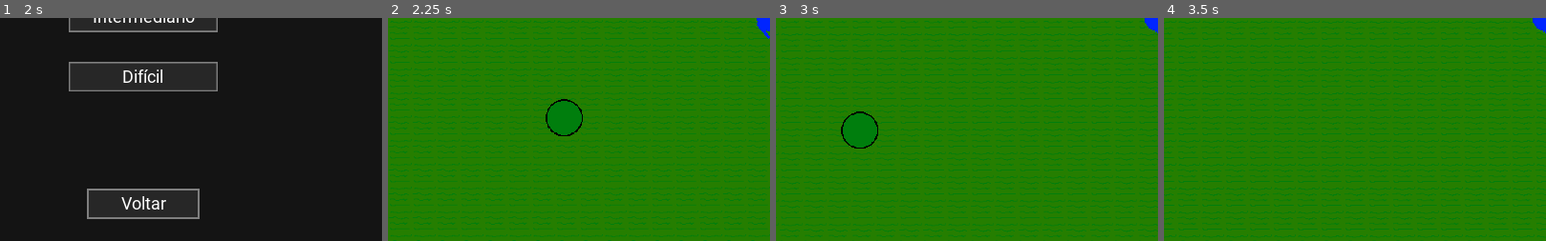
Above: before the commit, frames 1-4 (left to right).
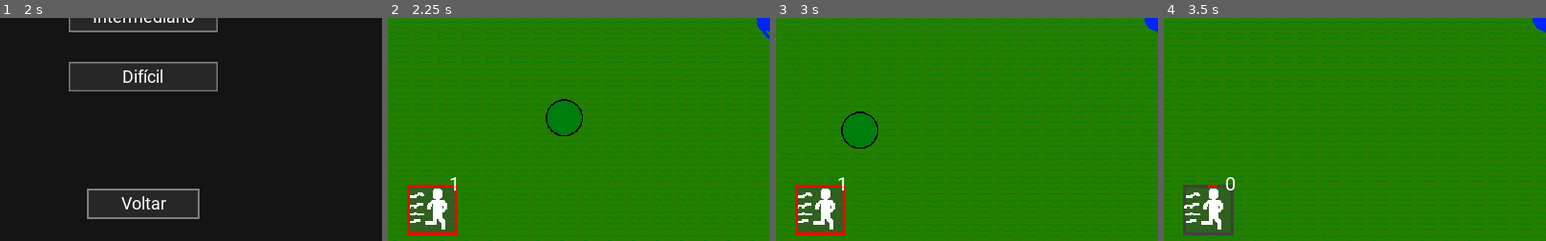
Above: after the commit, the same moments.

Repository: GregorioFornetti/Zigmor
Game: Godot game, scene res://Scenes_and_scripts/Interfaces/Menus/Main_menu.tscn
Same seed, same stepped clock (60 frames per second), same inputs: the game is played once before the commit and once after it.
Inputs (mouse positions are % of the whole screen's width and height, from its top left):
- Up to frame 1 (2 s): click "Jogar" at 0.5 s; click "Fácil" at 1.25 s
- Up to frame 2 (2.25 s): click "Jogar" at 2 s
- Up to frame 3 (3 s): tap Enter at 2.75 s; move the mouse to (72, 45) at 2.77 s; hold Right (ui_right) from 2.78 s (still down); hold Shift (dash) from 2.78 s (still down)
- Up to frame 4 (3.5 s): keep holding Right (ui_right); keep holding Shift (dash); tap 0 (0_shop_select) at 3.02 s
The pictures show only the part of the screen within x 0-50%, y 50-100%; the shares and areas given below are measured in that part.

Frame 1 is identical in both runs. In frame 2, 3.0% of the frame differs, in the area x 5-19%, y 71-98%; in frame 3, 3.0%; in frame 4, 3.0%.

Commit message:
dashes + dash upgrade shop

Diff:
--- a/Scenes_and_scripts/Interfaces/Interface.gd
+++ b/Scenes_and_scripts/Interfaces/Interface.gd
@@ -8,6 +8,7 @@
 onready var time_label = $Top_right_interface/Top_container/Time_box/Time_label
 onready var enemy_label = $Top_right_interface/Top_container/Enemy_box/Enemy_label
 onready var money_label = $Top_right_interface/Center_container/Money_label
+onready var dash_box = $Bottom_interface/Left_interface/DashBox
 var qnt_enemies_alive = 0
 
 func _ready():
@@ -40,6 +41,13 @@
 func update_money(money):
 	money_label.text = "$ " + str(money)
 
+func update_dash_box(current_time, total_time, stack):
+	var progress_bar = dash_box.get_node("CircleLoadingBar/TextureProgress")
+
+	dash_box.get_node("Counter").text = str(stack)
+	progress_bar.value = current_time * 100
+	progress_bar.max_value = total_time * 100
+
 func _on_Timer_1sec_timeout():
 	time_label.text = GeneralCommands.seconds_to_time_string(Game.current_time)
 
--- a/Scenes_and_scripts/Interfaces/Interface.tscn
+++ b/Scenes_and_scripts/Interfaces/Interface.tscn
@@ -1,10 +1,12 @@
-[gd_scene load_steps=10 format=2]
+[gd_scene load_steps=12 format=2]
 
 [ext_resource path="res://Sprites/Interface/Game-interface/Weapon-icons.png" type="Texture" id=1]
 [ext_resource path="res://Scenes_and_scripts/Interfaces/Interface.gd" type="Script" id=2]
 [ext_resource path="res://Fonts/Roboto-Regular.ttf" type="DynamicFontData" id=3]
 [ext_resource path="res://Sprites/Interface/Game-interface/Clock_icon.png" type="Texture" id=4]
 [ext_resource path="res://Sprites/Interface/Game-interface/Enemy-icon.png" type="Texture" id=5]
+[ext_resource path="res://Scenes_and_scripts/Interfaces/Powerup/PowerupBox.tscn" type="PackedScene" id=6]
+[ext_resource path="res://Sprites/Interface/Game-interface/Dash-icon.png" type="Texture" id=7]
 
 [sub_resource type="DynamicFont" id=1]
 font_data = ExtResource( 3 )
@@ -200,6 +202,32 @@
 "_edit_use_anchors_": false
 }
 
+[node name="Bottom_interface" type="Control" parent="."]
+anchor_top = 1.0
+anchor_right = 1.0
+anchor_bottom = 1.0
+margin_top = -49.0
+margin_bottom = 1.0
+__meta__ = {
+"_edit_use_anchors_": false
+}
+
+[node name="Left_interface" type="Control" parent="Bottom_interface"]
+anchor_bottom = 1.0
+margin_right = 238.0
+__meta__ = {
+"_edit_use_anchors_": false
+}
+
+[node name="DashBox" parent="Bottom_interface/Left_interface" instance=ExtResource( 6 )]
+margin_left = 25.0
+margin_top = -27.0
+margin_right = 35.0
+margin_bottom = 0.0
+
+[node name="Icon" parent="Bottom_interface/Left_interface/DashBox" index="1"]
+texture = ExtResource( 7 )
+
 [node name="ReloadBar" type="ProgressBar" parent="."]
 anchor_left = 0.5
 anchor_top = 0.5
@@ -223,3 +251,5 @@
 __meta__ = {
 "_edit_use_anchors_": false
 }
+
+[editable path="Bottom_interface/Left_interface/DashBox"]
--- /dev/null
+++ b/Scenes_and_scripts/Interfaces/Powerup/CircleLoadingBar.tscn
@@ -0,0 +1,18 @@
+[gd_scene load_steps=2 format=2]
+
+[ext_resource path="res://Sprites/Interface/Game-interface/Circular-loading/Rect-test.png" type="Texture" id=1]
+
+[node name="CircleLoadingBar" type="Control"]
+__meta__ = {
+"_edit_use_anchors_": false
+}
+
+[node name="TextureProgress" type="TextureProgress" parent="."]
+margin_right = 24.0
+margin_bottom = 24.0
+max_value = 500.0
+texture_progress = ExtResource( 1 )
+fill_mode = 4
+__meta__ = {
+"_edit_use_anchors_": false
+}
--- /dev/null
+++ b/Scenes_and_scripts/Interfaces/Powerup/PowerupBox.tscn
@@ -0,0 +1,45 @@
+[gd_scene load_steps=5 format=2]
+
+[ext_resource path="res://Sprites/Interface/Game-interface/Powers-background/Power-background-sm-normal.png" type="Texture" id=1]
+[ext_resource path="res://Scenes_and_scripts/Interfaces/Powerup/CircleLoadingBar.tscn" type="PackedScene" id=3]
+[ext_resource path="res://Fonts/Roboto-Regular.ttf" type="DynamicFontData" id=4]
+
+[sub_resource type="DynamicFont" id=1]
+size = 26
+font_data = ExtResource( 4 )
+
+[node name="PowerupBox" type="Control"]
+anchor_right = 1.0
+anchor_bottom = 1.0
+margin_left = 0.459351
+margin_top = 0.0743256
+margin_right = 0.459351
+margin_bottom = 0.0743408
+__meta__ = {
+"_edit_use_anchors_": false
+}
+
+[node name="Background" type="Sprite" parent="."]
+position = Vector2( 0.166855, 0 )
+texture = ExtResource( 1 )
+centered = false
+
+[node name="Icon" type="Sprite" parent="."]
+position = Vector2( 2, 0 )
+centered = false
+
+[node name="CircleLoadingBar" parent="." instance=ExtResource( 3 )]
+margin_left = 0.375
+margin_top = 0.1875
+margin_right = 0.375
+margin_bottom = 0.1875
+
+[node name="Counter" type="Label" parent="."]
+margin_left = 56.9643
+margin_top = -15.8086
+margin_right = 71.9643
+margin_bottom = 16.1914
+custom_fonts/font = SubResource( 1 )
+__meta__ = {
+"_edit_use_anchors_": false
+}
--- a/Scenes_and_scripts/Interfaces/Upgrades_shop/Pages/Shop_armor_container.tscn
+++ b/Scenes_and_scripts/Interfaces/Upgrades_shop/Pages/Shop_armor_container.tscn
@@ -10,7 +10,7 @@
 [ext_resource path="res://Scenes_and_scripts/Interfaces/Upgrades_shop/Shop_buttons/Armor/Btn_upgrade_armor_life_regen.tscn" type="PackedScene" id=8]
 [ext_resource path="res://Scenes_and_scripts/Interfaces/Upgrades_shop/Shop_buttons/Armor/Btn_upgrade_armor_speed.tscn" type="PackedScene" id=9]
 
-[node name="Shop_armor_container" instance=ExtResource( 1 )]
+[node name="Shop_armor_page" instance=ExtResource( 1 )]
 
 [node name="Btn_upgrade_armor_max_health" parent="Left_container/Shop_btns_container" index="0" instance=ExtResource( 3 )]
 
--- a/Scenes_and_scripts/Interfaces/Upgrades_shop/Pages/Shop_main_page.tscn
+++ b/Scenes_and_scripts/Interfaces/Upgrades_shop/Pages/Shop_main_page.tscn
@@ -46,6 +46,15 @@
 [node name="Title" parent="Left_container/Shop_btns_container/Btn_upgrade_armor" index="0"]
 text = "Armadura"
 
+[node name="Btn_upgrade_powerup" parent="Left_container/Shop_btns_container" index="5" instance=ExtResource( 3 )]
+margin_left = 250.0
+margin_top = 210.0
+margin_right = 450.0
+margin_bottom = 285.0
+
+[node name="Title" parent="Left_container/Shop_btns_container/Btn_upgrade_powerup" index="0"]
+text = "Poderes"
+
 [node name="Sprite" parent="Rigth_container" index="0"]
 texture = ExtResource( 2 )
 
@@ -54,3 +63,4 @@
 [editable path="Left_container/Shop_btns_container/Btn_upgrade_shotgun"]
 [editable path="Left_container/Shop_btns_container/Btn_upgrade_sniper"]
 [editable path="Left_container/Shop_btns_container/Btn_upgrade_armor"]
+[editable path="Left_container/Shop_btns_container/Btn_upgrade_powerup"]
--- /dev/null
+++ b/Scenes_and_scripts/Interfaces/Upgrades_shop/Pages/Shop_powerup_page.tscn
@@ -0,0 +1,48 @@
+[gd_scene load_steps=8 format=2]
+
+[ext_resource path="res://Sprites/Interface/Menu-interface/Upgrade-shop-images/Powerup-image.png" type="Texture" id=1]
+[ext_resource path="res://Scenes_and_scripts/Interfaces/Upgrades_shop/Pages/Shop_content_page.tscn" type="PackedScene" id=2]
+[ext_resource path="res://Scenes_and_scripts/Interfaces/Upgrades_shop/Status_box.tscn" type="PackedScene" id=3]
+[ext_resource path="res://Sprites/Interface/Menu-interface/Upgrade-shop-images/Dashes-max-qnt-icon.png" type="Texture" id=4]
+[ext_resource path="res://Sprites/Interface/Menu-interface/Upgrade-shop-images/Dash-reload-time.png" type="Texture" id=5]
+[ext_resource path="res://Scenes_and_scripts/Interfaces/Upgrades_shop/Shop_buttons/Powerup/Btn_upgrade_dash_max_qnt.tscn" type="PackedScene" id=6]
+[ext_resource path="res://Scenes_and_scripts/Interfaces/Upgrades_shop/Shop_buttons/Powerup/Btn_upgrade_dash_reload_time.tscn" type="PackedScene" id=7]
+
+[node name="Shop_powerup_page" instance=ExtResource( 2 )]
+
+[node name="Btn_upgrade_dash_max_qnt" parent="Left_container/Shop_btns_container" index="0" instance=ExtResource( 6 )]
+
+[node name="Btn_upgrade_dash_reload_time" parent="Left_container/Shop_btns_container" index="1" instance=ExtResource( 7 )]
+margin_left = 250.0
+margin_right = 450.0
+
+[node name="Sprite" parent="Rigth_container" index="0"]
+texture = ExtResource( 1 )
+
+[node name="Dash_max_qnt_status" parent="Rigth_container/Status_boxes_container" index="0" instance=ExtResource( 3 )]
+anchor_right = 0.0
+anchor_bottom = 0.0
+margin_right = 150.0
+margin_bottom = 30.0
+
+[node name="Icon" parent="Rigth_container/Status_boxes_container/Dash_max_qnt_status" index="2"]
+texture = ExtResource( 4 )
+
+[node name="Info" parent="Rigth_container/Status_boxes_container/Dash_max_qnt_status/CanvasLayer/Tooltip" index="1"]
+text = "Aumenta a quantidade total de dashes disponiveis"
+
+[node name="Dash_reload_time_status" parent="Rigth_container/Status_boxes_container" index="1" instance=ExtResource( 3 )]
+anchor_right = 0.0
+anchor_bottom = 0.0
+margin_left = 170.0
+margin_right = 320.0
+margin_bottom = 30.0
+
+[node name="Icon" parent="Rigth_container/Status_boxes_container/Dash_reload_time_status" index="2"]
+texture = ExtResource( 5 )
+
+[node name="Info" parent="Rigth_container/Status_boxes_container/Dash_reload_time_status/CanvasLayer/Tooltip" index="1"]
+text = "Diminui o tempo de recarga dos dashes"
+
+[editable path="Rigth_container/Status_boxes_container/Dash_max_qnt_status"]
+[editable path="Rigth_container/Status_boxes_container/Dash_reload_time_status"]
--- a/Scenes_and_scripts/Interfaces/Upgrades_shop/Pages/Shop_weapons_page.tscn
+++ b/Scenes_and_scripts/Interfaces/Upgrades_shop/Pages/Shop_weapons_page.tscn
@@ -7,7 +7,7 @@
 [ext_resource path="res://Scenes_and_scripts/Interfaces/Upgrades_shop/Shop_buttons/Weapons/Btn_upgrade_weapons_reload_time.tscn" type="PackedScene" id=5]
 [ext_resource path="res://Scenes_and_scripts/Interfaces/Upgrades_shop/Shop_buttons/Weapons/Btn_upgrade_weapons_magazine_size.tscn" type="PackedScene" id=6]
 
-[node name="Shop_weapons_container" instance=ExtResource( 2 )]
+[node name="Shop_weapons_page" instance=ExtResource( 2 )]
 
 [node name="Btn_upgrade_weapons_damage" parent="Left_container/Shop_btns_container" index="0" instance=ExtResource( 3 )]
 
--- /dev/null
+++ b/Scenes_and_scripts/Interfaces/Upgrades_shop/Shop_buttons/Powerup/Btn_upgrade_dash_max_qnt.gd
@@ -0,0 +1,15 @@
+extends "res://Scenes_and_scripts/Interfaces/Upgrades_shop/Shop_buttons/Btn_shop_buy.gd"
+
+
+func get_upgrade_price():
+	return int(pow(10, qnt_buyed + 3))
+
+func make_upgrade():
+	Game.Player.attributes.dash.qnt_total_dashes += 1
+	Game.Player.attributes.status.qnt_available_dashes += 1
+	Game.Player.update_dash_interface()
+
+
+func update_status_box():
+	var qnt_total_dashes = Game.Player.attributes.dash.qnt_total_dashes
+	status_boxes_container.get_node("Dash_max_qnt_status/Attribute_label").text = str(qnt_total_dashes)
--- /dev/null
+++ b/Scenes_and_scripts/Interfaces/Upgrades_shop/Shop_buttons/Powerup/Btn_upgrade_dash_max_qnt.tscn
@@ -0,0 +1,10 @@
+[gd_scene load_steps=3 format=2]
+
+[ext_resource path="res://Scenes_and_scripts/Interfaces/Upgrades_shop/Shop_buttons/Powerup/Btn_upgrade_dash_max_qnt.gd" type="Script" id=1]
+[ext_resource path="res://Scenes_and_scripts/Interfaces/Upgrades_shop/Shop_buttons/Btn_shop_buy.tscn" type="PackedScene" id=2]
+
+[node name="Btn_upgrade_dash_max_qnt" instance=ExtResource( 2 )]
+script = ExtResource( 1 )
+
+[node name="Title" parent="." index="0"]
+text = "Quantidade máxima de dashes"
--- /dev/null
+++ b/Scenes_and_scripts/Interfaces/Upgrades_shop/Shop_buttons/Powerup/Btn_upgrade_dash_reload_time.gd
@@ -0,0 +1,14 @@
+extends "res://Scenes_and_scripts/Interfaces/Upgrades_shop/Shop_buttons/Btn_shop_buy.gd"
+
+
+func get_upgrade_price():
+	return 50 + qnt_buyed * 200
+
+func make_upgrade():
+	Game.Player.attributes.dash.reload_time -= 0.1
+	if is_equal_approx(Game.Player.attributes.dash.reload_time, 2.0):
+		disable_btn()
+
+func update_status_box():
+	var reload_time = Game.Player.attributes.dash.reload_time
+	status_boxes_container.get_node("Dash_reload_time_status/Attribute_label").text = str(reload_time) + " s"
--- /dev/null
+++ b/Scenes_and_scripts/Interfaces/Upgrades_shop/Shop_buttons/Powerup/Btn_upgrade_dash_reload_time.tscn
@@ -0,0 +1,10 @@
+[gd_scene load_steps=3 format=2]
+
+[ext_resource path="res://Scenes_and_scripts/Interfaces/Upgrades_shop/Shop_buttons/Btn_shop_buy.tscn" type="PackedScene" id=1]
+[ext_resource path="res://Scenes_and_scripts/Interfaces/Upgrades_shop/Shop_buttons/Powerup/Btn_upgrade_dash_reload_time.gd" type="Script" id=2]
+
+[node name="Btn_upgrade_dash_reload_time" instance=ExtResource( 1 )]
+script = ExtResource( 2 )
+
+[node name="Title" parent="." index="0"]
+text = "Tempo de recarga do dash"
--- a/Scenes_and_scripts/Interfaces/Upgrades_shop/Upgrades_shop.gd
+++ b/Scenes_and_scripts/Interfaces/Upgrades_shop/Upgrades_shop.gd
@@ -39,7 +39,7 @@
 
 
 func _on_Btn_upgrade_weapons_pressed():
-	change_page("Upgrades gerais das armas", $Main_container/Bottom_container/Shop_weapons_container)
+	change_page("Upgrades gerais das armas", $Main_container/Bottom_container/Shop_weapons_page)
 
 func _on_Btn_upgrade_pistol_pressed():
 	change_page("Upgrades da pistola", $Main_container/Bottom_container/Shop_pistol_page)
@@ -51,7 +51,10 @@
 	change_page("Upgrades da sniper", $Main_container/Bottom_container/Shop_sniper_page)
 
 func _on_Btn_upgrade_armor_pressed():
-	change_page("Upgrades da armadura", $Main_container/Bottom_container/Shop_armor_container)
+	change_page("Upgrades da armadura", $Main_container/Bottom_container/Shop_armor_page)
+
+func _on_Btn_upgrade_powerup_pressed():
+	change_page("Upgrades de poderes", $Main_container/Bottom_container/Shop_powerup_page)
 
 
 func _on_Btn_close_pressed():
--- a/Scenes_and_scripts/Interfaces/Upgrades_shop/Upgrades_shop.tscn
+++ b/Scenes_and_scripts/Interfaces/Upgrades_shop/Upgrades_shop.tscn
@@ -12,6 +12,7 @@
 [ext_resource path="res://Fonts/Roboto-Regular.ttf" type="DynamicFontData" id=10]
 [ext_resource path="res://Scenes_and_scripts/Interfaces/Upgrades_shop/Pages/Shop_armor_container.tscn" type="PackedScene" id=11]
 [ext_resource path="res://Scenes_and_scripts/Interfaces/Upgrades_shop/Pages/Shop_weapons_page.tscn" type="PackedScene" id=12]
+[ext_resource path="res://Scenes_and_scripts/Interfaces/Upgrades_shop/Pages/Shop_powerup_page.tscn" type="PackedScene" id=13]
 
 [sub_resource type="DynamicFont" id=1]
 size = 32
@@ -91,7 +92,7 @@
 
 [node name="Shop_main_page" parent="Main_container/Bottom_container" instance=ExtResource( 2 )]
 
-[node name="Shop_weapons_container" parent="Main_container/Bottom_container" instance=ExtResource( 12 )]
+[node name="Shop_weapons_page" parent="Main_container/Bottom_container" instance=ExtResource( 12 )]
 visible = false
 
 [node name="Shop_pistol_page" parent="Main_container/Bottom_container" instance=ExtResource( 9 )]
@@ -103,7 +104,10 @@
 [node name="Shop_sniper_page" parent="Main_container/Bottom_container" instance=ExtResource( 8 )]
 visible = false
 
-[node name="Shop_armor_container" parent="Main_container/Bottom_container" instance=ExtResource( 11 )]
+[node name="Shop_armor_page" parent="Main_container/Bottom_container" instance=ExtResource( 11 )]
+visible = false
+
+[node name="Shop_powerup_page" parent="Main_container/Bottom_container" instance=ExtResource( 13 )]
 visible = false
 
 [node name="Shop_fixed_container" type="Control" parent="Main_container/Bottom_container"]
@@ -152,6 +156,7 @@
 [connection signal="pressed" from="Main_container/Bottom_container/Shop_main_page/Left_container/Shop_btns_container/Btn_upgrade_shotgun" to="." method="_on_Btn_upgrade_shotgun_pressed"]
 [connection signal="pressed" from="Main_container/Bottom_container/Shop_main_page/Left_container/Shop_btns_container/Btn_upgrade_sniper" to="." method="_on_Btn_upgrade_sniper_pressed"]
 [connection signal="pressed" from="Main_container/Bottom_container/Shop_main_page/Left_container/Shop_btns_container/Btn_upgrade_armor" to="." method="_on_Btn_upgrade_armor_pressed"]
+[connection signal="pressed" from="Main_container/Bottom_container/Shop_main_page/Left_container/Shop_btns_container/Btn_upgrade_powerup" to="." method="_on_Btn_upgrade_powerup_pressed"]
 [connection signal="pressed" from="Main_container/Bottom_container/Shop_fixed_container/Btn_close" to="." method="_on_Btn_close_pressed"]
 [connection signal="pressed" from="Main_container/Bottom_container/Shop_fixed_container/Btn_return" to="." method="_on_Btn_return_pressed"]
 
@@ -161,6 +166,7 @@
 [editable path="Main_container/Bottom_container/Shop_main_page/Left_container/Shop_btns_container/Btn_upgrade_shotgun"]
 [editable path="Main_container/Bottom_container/Shop_main_page/Left_container/Shop_btns_container/Btn_upgrade_sniper"]
 [editable path="Main_container/Bottom_container/Shop_main_page/Left_container/Shop_btns_container/Btn_upgrade_armor"]
+[editable path="Main_container/Bottom_container/Shop_main_page/Left_container/Shop_btns_container/Btn_upgrade_powerup"]
 [editable path="Main_container/Bottom_container/Shop_fixed_container/Money_status"]
 [editable path="Main_container/Bottom_container/Shop_fixed_container/Btn_close"]
 [editable path="Main_container/Bottom_container/Shop_fixed_container/Btn_return"]
--- a/Scenes_and_scripts/Player/Player.gd
+++ b/Scenes_and_scripts/Player/Player.gd
@@ -9,6 +9,7 @@
 onready var reload_timer = $Reload_timer
 onready var Interface = get_parent().get_node("Interface")
 onready var shoot_animation = $ShootAnimations
+onready var dash_reload_timer = $Dash_reload_timer
 onready var Pistol_bullet = preload('res://Scenes_and_scripts/Bullets/Pistol_bullet.tscn')
 onready var Shotgun_bullet = preload("res://Scenes_and_scripts/Bullets/Shotgun_bullet.tscn")
 onready var Sniper_bullet = preload("res://Scenes_and_scripts/Bullets/Sniper_bullet.tscn")
@@ -112,6 +113,7 @@
 	move_player(delta)
 	rotate_player_to_mouse_dir()
 	update_weaponReloading_interface()
+	update_dash_interface()
 
 	verify_shoot_input()
 
@@ -143,13 +145,15 @@
 func _on_Dash_timer_timeout():
 	movement_status = NORMAL
 	attributes.status.qnt_available_dashes -= 1
-	$Dash_reload_timer.start(attributes.dash.reload_time)
+	if dash_reload_timer.time_left == 0:
+		$Dash_reload_timer.start(attributes.dash.reload_time)
 
 func _on_Dash_reload_timer_timeout():
 	attributes.status.qnt_available_dashes += 1
 	if attributes.status.qnt_available_dashes < attributes.dash.qnt_total_dashes:
 		$Dash_reload_timer.start(attributes.dash.reload_time)
 
+
 func rotate_player_to_mouse_dir():
 	rotation = (get_global_mouse_position() - global_position).angle() + rotation_fix
 
@@ -164,6 +168,11 @@
 
 func update_money_interface():
 	Interface.update_money(attributes.status.money)
+
+func update_dash_interface():
+	Interface.update_dash_box(attributes.dash.reload_time - dash_reload_timer.time_left, \
+							  attributes.dash.reload_time, \
+							  attributes.status.qnt_available_dashes)
 
 func update_weapon_animation():
 	if current_weapon == PISTOL:
Not shown: 1 places in Scenes_and_scripts/Interfaces/Upgrades_shop/Upgrades_shop.tscn that only renumber resources
Binary file added: Sprites/Interface/Game-interface/Circular-loading/Circ-loading-background.png
Not shown, added: Sprites/Interface/Game-interface/Circular-loading/Circ-loading-background.png.import
Binary file added: Sprites/Interface/Game-interface/Circular-loading/Circ-loading-progress.png
Not shown, added: Sprites/Interface/Game-interface/Circular-loading/Circ-loading-progress.png.import
Binary file added: Sprites/Interface/Game-interface/Circular-loading/Rect-test.png
Not shown, added: Sprites/Interface/Game-interface/Circular-loading/Rect-test.png.import
Binary file added: Sprites/Interface/Game-interface/Dash-icon.png
Not shown, added: Sprites/Interface/Game-interface/Dash-icon.png.import
Binary file added: Sprites/Interface/Game-interface/Powers-background/Power-background-lg-normal.png
Not shown, added: Sprites/Interface/Game-interface/Powers-background/Power-background-lg-normal.png.import
Binary file added: Sprites/Interface/Game-interface/Powers-background/Power-background-lg-selected.png
(and 11 more such lines)
